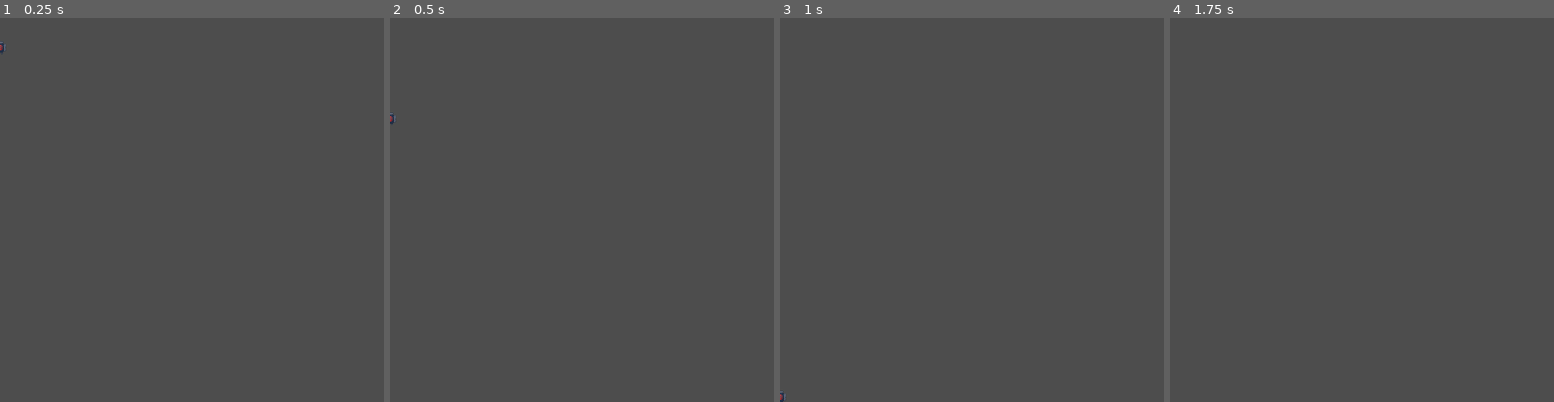
Above: before the commit, frames 1-4 (left to right).
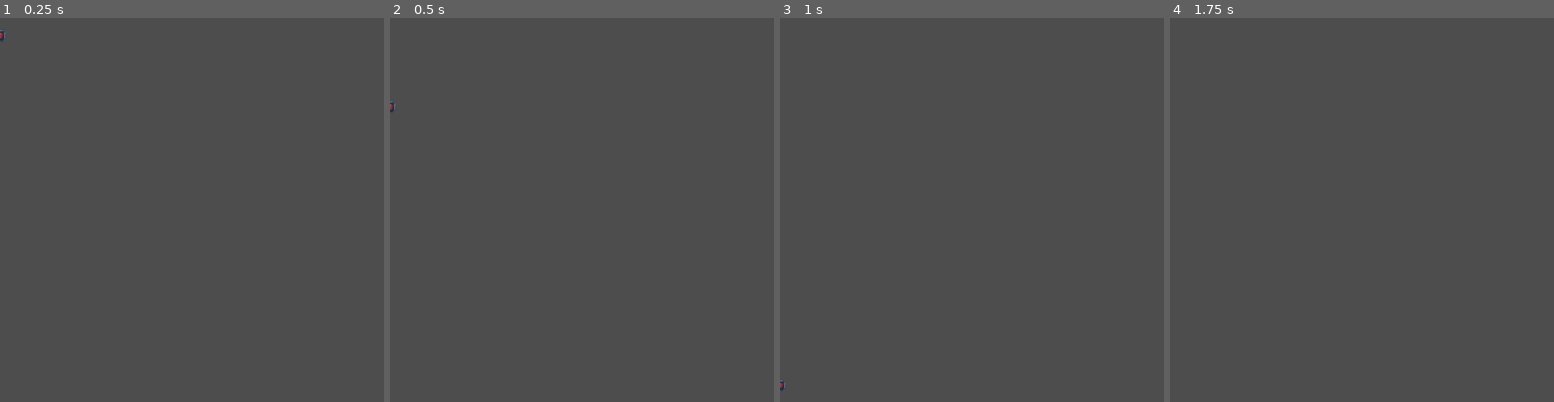
Above: after the commit, the same moments.

Repository: barndles/RolesReversedGMTK
Game: Godot game, scene res://Assets/BoxSpring/box_spring.tscn
Same seed, same stepped clock (60 frames per second), same inputs: the game is played once before the commit and once after it. Before the commit the project has no main scene; this scene is started directly in both runs.
Inputs (mouse positions are in pixels of both pictures, inside the frame that each line leads up to):
- Up to frame 1 (0.25 s): no input
- Up to frame 2 (0.5 s): no input
- Up to frame 3 (1 s): tap Enter at 0.5 s; move the mouse to (1056, 190) at 0.52 s; click (1056, 190) at 0.67 s
- Up to frame 4 (1.75 s): tap Space at 1.25 s; move the mouse to (1285, 229) at 1.27 s; click (1285, 229) at 1.42 s

The runs differ from the first frame. In frame 1, less than 0.1% of the frame differs, in the area x 0-2%, y 2-10%; in frame 2, less than 0.1%; in frame 3, less than 0.1%; in frame 4, nothing differs.

Commit message:
askjdhsdfhjksdfhjksdhjf

Diff:
--- a/Assets/BoxSpring/box_spring.gd
+++ b/Assets/BoxSpring/box_spring.gd
@@ -15,9 +15,9 @@
 @onready var area_2d = $Area2D
 @onready var spr = $AnimatedSprite2D
 
-@onready var colR = $Area2D/CollisionR
-@onready var colL = $Area2D/CollisionL
-@onready var colU = $Area2D/CollisionU
+@onready var rayR = $Triggers/CollisionR
+@onready var rayL = $Triggers/CollisionL
+@onready var rayU = $Triggers/CollisionU
 
 func _ready():
 	spr.play("idle")
@@ -31,13 +31,19 @@
 
 	launch_entities()
 
+	if rayL.is_colliding():
+		spr.play("Launch_L")
+		print("rayL")
+	if rayR.is_colliding():
+		spr.play("Launch_R")
+		print("ray_R")
+	if rayU.is_colliding():
+		spr.play("Launch_U")
+		print("ray_U")
+	else:
+		spr.play("idle")
+func _area_entered():
+	pass
+
 func launch_entities():
-	if not (is_on_floor() or velocity.y < 0): # dont do anything if either in air or moving up
-		return
-	for body in area_2d.get_overlapping_bodies():
-		if not (body is CollisionObject2D):
-			continue
-		if body == self:
-			continue
-		body.velocity = Vector2(-100 * transform.get_scale().y,-500)
-		#print(transform.get_scale().y)
+	pass
--- a/Assets/BoxSpring/box_spring.tscn
+++ b/Assets/BoxSpring/box_spring.tscn
@@ -1,10 +1,46 @@
-[gd_scene load_steps=10 format=3 uid="uid://bf07scyyveadt"]
+[gd_scene load_steps=18 format=3 uid="uid://bf07scyyveadt"]
 
 [ext_resource type="Texture2D" uid="uid://bcual1o4l0g76" path="res://Assets/BoxSpring/Box_Spring_Sprites-Sheet.png" id="1_e4es3"]
 [ext_resource type="Script" path="res://Assets/BoxSpring/box_spring.gd" id="1_q2na0"]
 
 [sub_resource type="RectangleShape2D" id="RectangleShape2D_hmtyi"]
 size = Vector2(14, 14)
+
+[sub_resource type="AtlasTexture" id="AtlasTexture_1yepk"]
+atlas = ExtResource("1_e4es3")
+region = Rect2(0, 32, 32, 32)
+
+[sub_resource type="AtlasTexture" id="AtlasTexture_4va8n"]
+atlas = ExtResource("1_e4es3")
+region = Rect2(32, 32, 32, 32)
+
+[sub_resource type="AtlasTexture" id="AtlasTexture_rc3ly"]
+atlas = ExtResource("1_e4es3")
+region = Rect2(64, 32, 32, 32)
+
+[sub_resource type="AtlasTexture" id="AtlasTexture_g8xen"]
+atlas = ExtResource("1_e4es3")
+region = Rect2(0, 96, 32, 32)
+
+[sub_resource type="AtlasTexture" id="AtlasTexture_iewxv"]
+atlas = ExtResource("1_e4es3")
+region = Rect2(32, 96, 32, 32)
+
+[sub_resource type="AtlasTexture" id="AtlasTexture_lgi3r"]
+atlas = ExtResource("1_e4es3")
+region = Rect2(64, 96, 32, 32)
+
+[sub_resource type="AtlasTexture" id="AtlasTexture_v7ngc"]
+atlas = ExtResource("1_e4es3")
+region = Rect2(0, 64, 32, 32)
+
+[sub_resource type="AtlasTexture" id="AtlasTexture_4eld1"]
+atlas = ExtResource("1_e4es3")
+region = Rect2(32, 64, 32, 32)
+
+[sub_resource type="AtlasTexture" id="AtlasTexture_ji3hw"]
+atlas = ExtResource("1_e4es3")
+region = Rect2(64, 64, 32, 32)
 
 [sub_resource type="AtlasTexture" id="AtlasTexture_fx4uj"]
 atlas = ExtResource("1_e4es3")
@@ -26,6 +62,48 @@
 animations = [{
 "frames": [{
 "duration": 1.0,
+"texture": SubResource("AtlasTexture_1yepk")
+}, {
+"duration": 1.0,
+"texture": SubResource("AtlasTexture_4va8n")
+}, {
+"duration": 1.0,
+"texture": SubResource("AtlasTexture_rc3ly")
+}],
+"loop": true,
+"name": &"Launch_L",
+"speed": 5.0
+}, {
+"frames": [{
+"duration": 1.0,
+"texture": SubResource("AtlasTexture_g8xen")
+}, {
+"duration": 1.0,
+"texture": SubResource("AtlasTexture_iewxv")
+}, {
+"duration": 1.0,
+"texture": SubResource("AtlasTexture_lgi3r")
+}],
+"loop": true,
+"name": &"Launch_R",
+"speed": 5.0
+}, {
+"frames": [{
+"duration": 1.0,
+"texture": SubResource("AtlasTexture_v7ngc")
+}, {
+"duration": 1.0,
+"texture": SubResource("AtlasTexture_4eld1")
+}, {
+"duration": 1.0,
+"texture": SubResource("AtlasTexture_ji3hw")
+}],
+"loop": true,
+"name": &"Launch_U",
+"speed": 5.0
+}, {
+"frames": [{
+"duration": 1.0,
 "texture": SubResource("AtlasTexture_fx4uj")
 }, {
 "duration": 1.0,
@@ -42,10 +120,8 @@
 "speed": 5.0
 }]
 
-[sub_resource type="RectangleShape2D" id="RectangleShape2D_w4tnl"]
-size = Vector2(9.5, 4.5)
-
 [node name="BoxSpring" type="CharacterBody2D"]
+position = Vector2(0, -16)
 script = ExtResource("1_q2na0")
 
 [node name="CollisionShape2D" type="CollisionShape2D" parent="."]
@@ -54,21 +130,23 @@
 
 [node name="AnimatedSprite2D" type="AnimatedSprite2D" parent="."]
 sprite_frames = SubResource("SpriteFrames_hg21c")
-animation = &"idle"
-frame_progress = 0.01593
+animation = &"Launch_L"
 
-[node name="Area2D" type="Area2D" parent="."]
+[node name="Triggers" type="Node2D" parent="."]
 
-[node name="CollisionR" type="CollisionShape2D" parent="Area2D"]
-position = Vector2(9, 8)
+[node name="CollisionR" type="RayCast2D" parent="Triggers"]
+position = Vector2(6, 8)
 rotation = 1.5708
-shape = SubResource("RectangleShape2D_w4tnl")
+target_position = Vector2(-2.19345e-05, -6)
+collision_mask = 15
 
-[node name="CollisionU" type="CollisionShape2D" parent="Area2D"]
-position = Vector2(0, -0.75)
-shape = SubResource("RectangleShape2D_w4tnl")
+[node name="CollisionU" type="RayCast2D" parent="Triggers"]
+position = Vector2(0, 2.25)
+target_position = Vector2(0, -6.25)
+collision_mask = 15
 
-[node name="CollisionL" type="CollisionShape2D" parent="Area2D"]
-position = Vector2(-9, 8)
+[node name="CollisionL" type="RayCast2D" parent="Triggers"]
+position = Vector2(-6, 8)
 rotation = -1.5708
-shape = SubResource("RectangleShape2D_w4tnl")
+target_position = Vector2(2.19345e-05, -6)
+collision_mask = 15
--- a/project.godot
+++ b/project.godot
@@ -11,7 +11,7 @@
 [application]
 
 config/name="RolesReversed"
-run/main_scene="res://testLevel.tscn"
+run/main_scene="res://Assets/Player/testLevel.tscn"
 config/features=PackedStringArray("4.0", "Forward Plus")
 config/icon="res://icon.svg"
 
